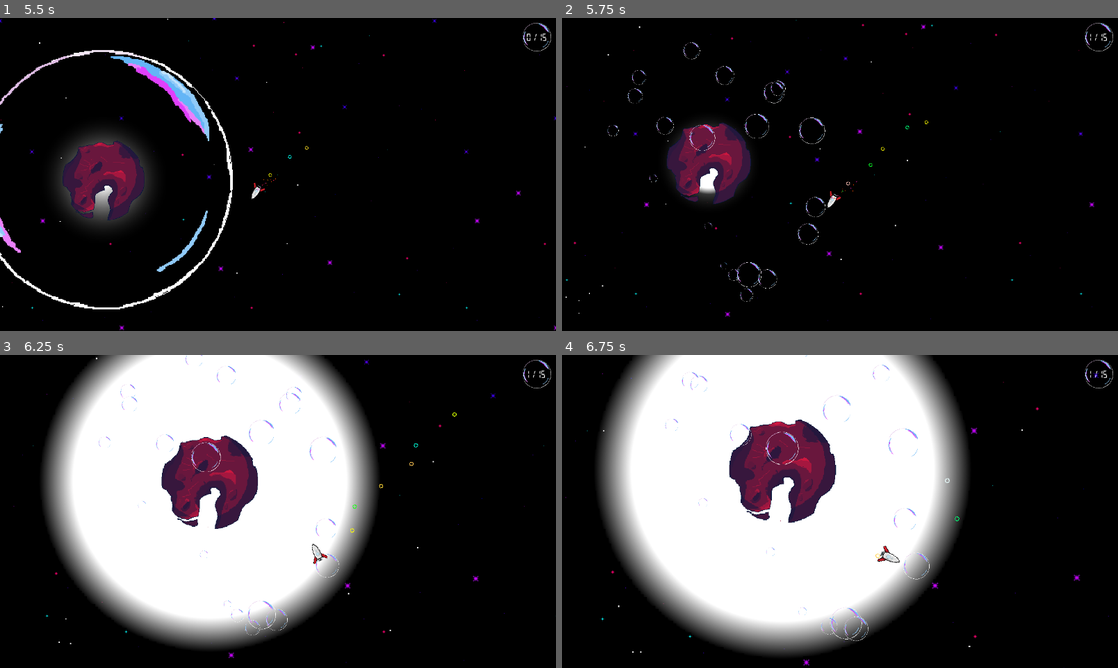
Above: before the commit, frames 1-4 (two rows, left to right).
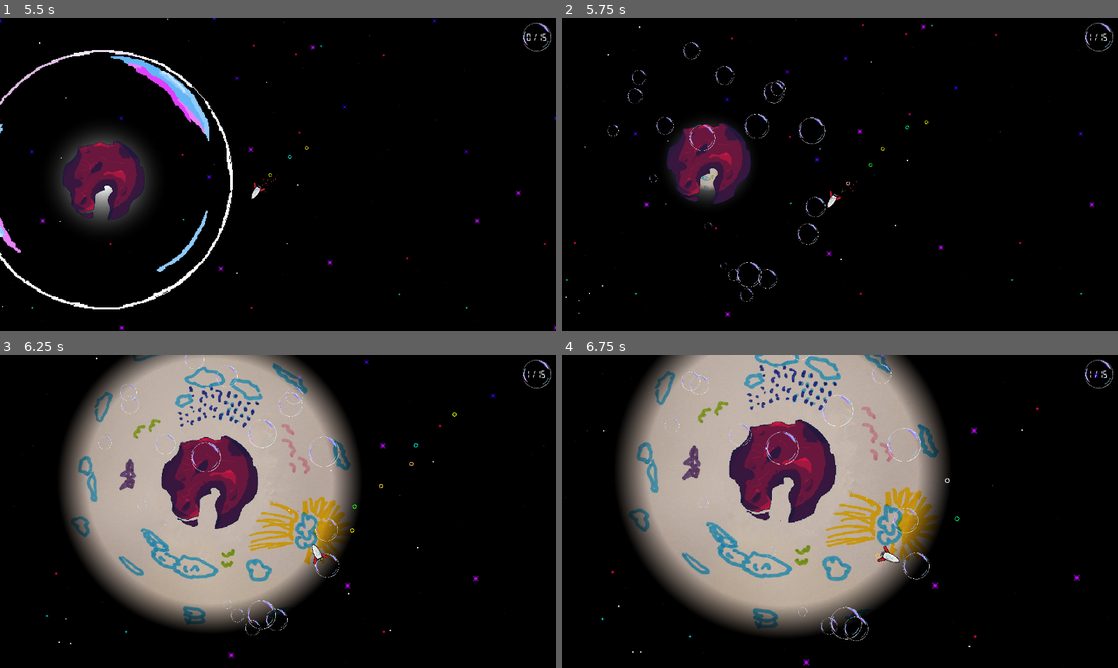
Above: after the commit, the same moments.

Repository: bjornarprytz/doro-exploro
Game: Godot game, scene res://main.tscn
Two runs of this game, one before a commit and one after it. Both use one fixed random seed, a clock stepped at 60 frames per second and the inputs below. Sound files missing from this copy of the repository are replaced by a short silence.
Inputs (mouse positions are in pixels of both pictures, inside the frame that each line leads up to):
- Up to frame 1 (5.5 s): move the mouse to (400, 158) at 0.52 s; hold Right (ui_right) 0.53-1.28 s; hold Space (throttle) 0.53-1.28 s; click (400, 158) at 0.67 s; move the mouse to (166, 190) at 1.27 s; hold Down (brake) 1.28-2.03 s; tap Space (throttle) at 1.35, 2.85, 4.35 s; move the mouse to (333, 105) at 2.02 s; hold Space (throttle) 2.03-2.78 s; hold Right (ui_right) 2.03-3.53 s; move the mouse to (250, 237) at 2.77 s; click (250, 237) at 2.92 s; move the mouse to (444, 221) at 3.52 s; hold Space (throttle) 3.53-4.28 s; hold Left (ui_left) 3.53-5.03 s; move the mouse to (111, 127) at 4.27 s; move the mouse to (305, 174) at 5.02 s; hold Down (brake) from 5.03 s (still down); hold Space (throttle) from 5.03 s (still down); click (305, 174) at 5.17 s
- Up to frame 2 (5.75 s): keep holding Down (brake); keep holding Space (throttle)
- Up to frame 3 (6.25 s): move the mouse to (194, 433) at 5.77 s; release Down (brake) at 5.78 s; release Space (throttle) at 5.78 s; hold Right (ui_right) from 5.78 s (still down); tap Space (throttle) at 5.85 s
- Up to frame 4 (6.75 s): keep holding Right (ui_right); move the mouse to (962, 495) at 6.52 s; hold Space (throttle) from 6.53 s (still down)

Frame 1 is identical in both runs. In frame 2, 0.2% of the frame differs, in the area x 24-29%, y 48-56%; in frame 3, 43%; in frame 4, 49%, in the area x 6-73%, y 0-96%.

Commit message:
prototype art

Diff:
--- a/src/world/planet.gd
+++ b/src/world/planet.gd
@@ -124,8 +124,9 @@
 	transition_tween = create_tween().set_parallel()
 	transition_tween.tween_property(sky, "modulate:a", 0.0, transition_time)
 	transition_tween.tween_property(sky, "scale", Vector2.ZERO, transition_time)
+	transition_tween.tween_property(glow, "scale", Vector2.ONE, transition_time)
+	transition_tween.set_parallel(false)
 	transition_tween.tween_callback(sky.hide)
-	transition_tween.tween_property(glow, "scale", Vector2.ONE, transition_time)
 
 	if bubble_popped and !Symphony.beat.is_connected(_on_beat):
 		Symphony.beat.connect(_on_beat)
--- a/src/world/planet.tscn
+++ b/src/world/planet.tscn
@@ -7,7 +7,7 @@
 [ext_resource type="Texture2D" uid="uid://onxj6vm2bdpd" path="res://world/light.tres" id="4_ijjmx"]
 [ext_resource type="Texture2D" uid="uid://bh5saq5wwup27" path="res://assets/img/bubble test 1.png" id="4_qpsm4"]
 [ext_resource type="Texture2D" uid="uid://dloravarhfkb3" path="res://assets/white-square.png" id="5_a83c7"]
-[ext_resource type="Texture2D" uid="uid://b2i7m1cbmfrhm" path="res://assets/img/circle.png" id="5_vh337"]
+[ext_resource type="Texture2D" uid="uid://cd4eefvq4mwl6" path="res://assets/img/atmosphere.png" id="6_qpyo0"]
 [ext_resource type="AudioStream" uid="uid://biur3y0ycnjse" path="res://assets/audio/Bubblepop.wav" id="7_wuflm"]
 
 [sub_resource type="CircleShape2D" id="CircleShape2D_a5yuq"]
@@ -78,8 +78,7 @@
 [node name="Sprite" type="Sprite2D" parent="Planet/Sky"]
 show_behind_parent = true
 material = SubResource("ShaderMaterial_dpgem")
-scale = Vector2(5.51563, 5.51563)
-texture = ExtResource("5_vh337")
+texture = ExtResource("6_qpyo0")
 
 [node name="Atmosphere" type="Area2D" parent="."]
 unique_name_in_owner = true
Binary file added: src/assets/img/atmosphere.png
Not shown, added: src/assets/img/atmosphere.png.import
Not shown, changed: readme.md
